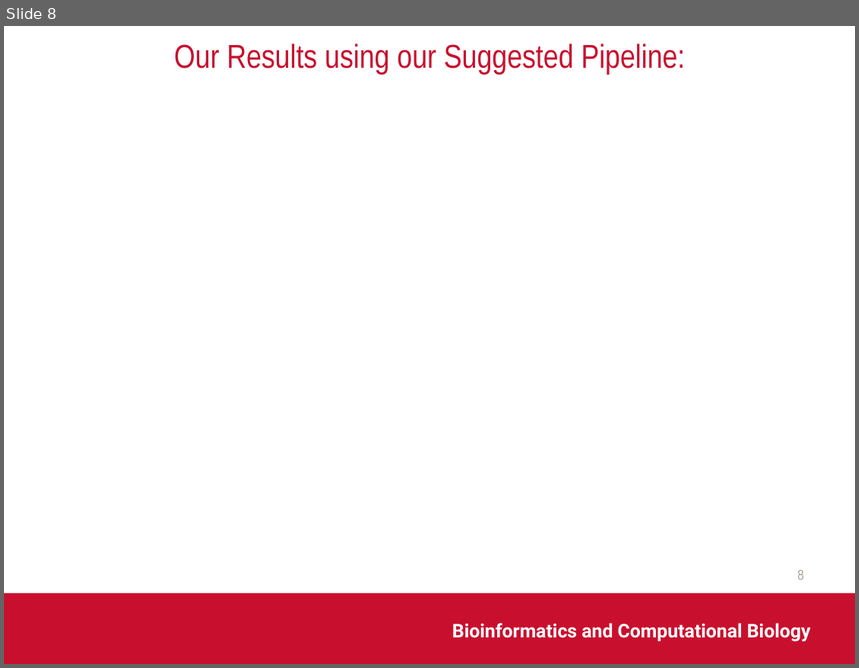
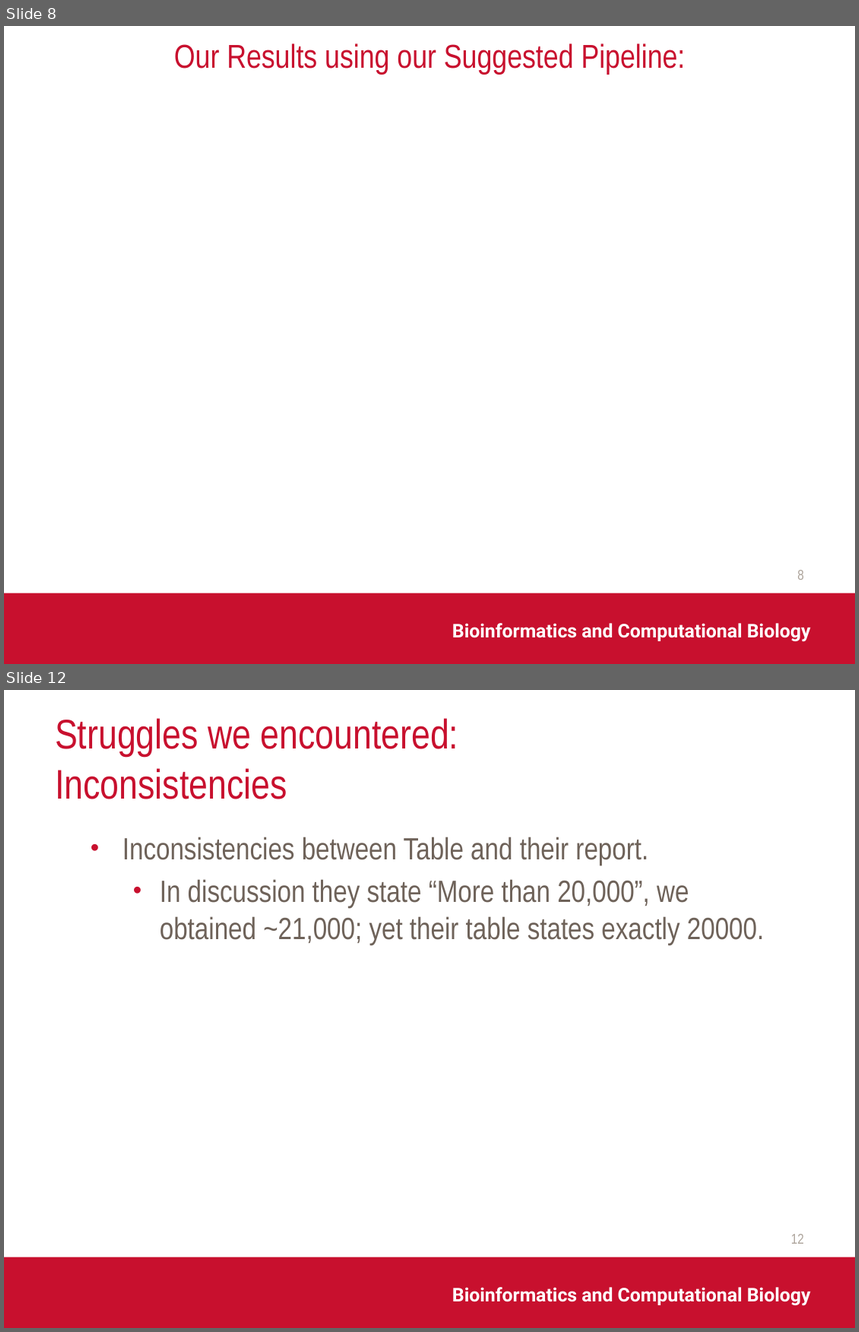
Before and after one commit to MissElena09/BCB546X_FinalProject, a slide deck: Group_Project_Presentation.pptx. Shown one above the other, each under a label of ours: slide 8 before the commit, slides 8 and 12 after it; the slides between them are not shown. The pictures are 859x668 and 859x1332 pixels, drawn with LibreOffice and Linux fonts; fonts in the diff are those of the drawing; background and template pictures are left out. Boxes give left, top, right and bottom in pixels: in the first picture for what was removed or moved away, otherwise in the second. Text is boxed around its words. In the diff, an @@ line names an element or a change of style, - is before the commit and + after.

```diff
--- a/Group_Project_Presentation.pptx
+++ b/Group_Project_Presentation.pptx
@@ slide 12 added at box(4, 690, 855, 1328), background #FFFFFF; not listed: 1 template element that a slide beside it also shows @@
@@ title added at box(55, 718, 459, 799), 35 pt, text #C8102E @@
+Struggles we encountered:
+Inconsistencies
@@ text added at box(123, 837, 764, 945), 26 pt, text #6E6259 @@
+• Inconsistencies between Table and their report.
+  • In discussion they state “More than 20,000”, we obtained ~21,000; yet their table states exactly 20000.
@@ page number added at box(791, 1234, 804, 1244), 12 pt, text #ACA39A @@
+12
@@ text added at box(452, 1287, 811, 1306), 16 pt, text #FFFFFF, bold @@
+Bioinformatics and Computational Biology
```
Also in this commit, not shown: 4 slides changed, 1 other slide added.
